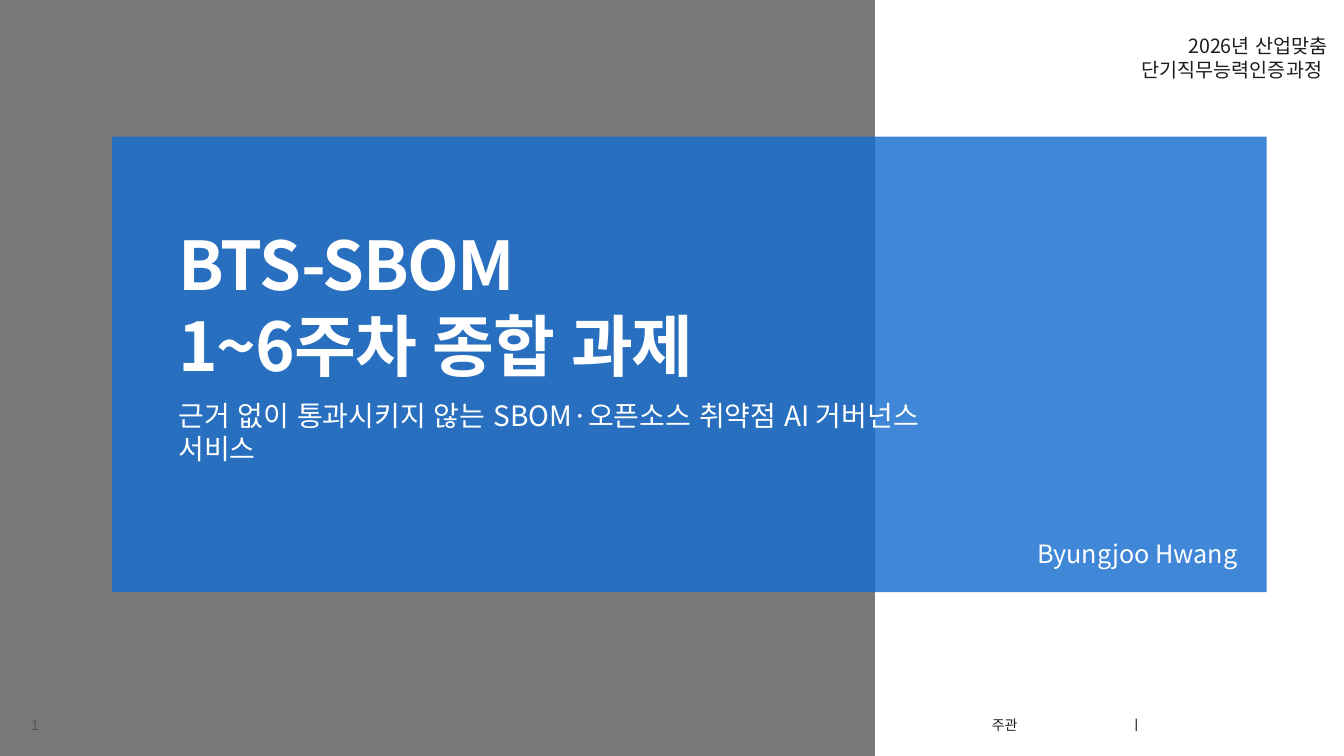
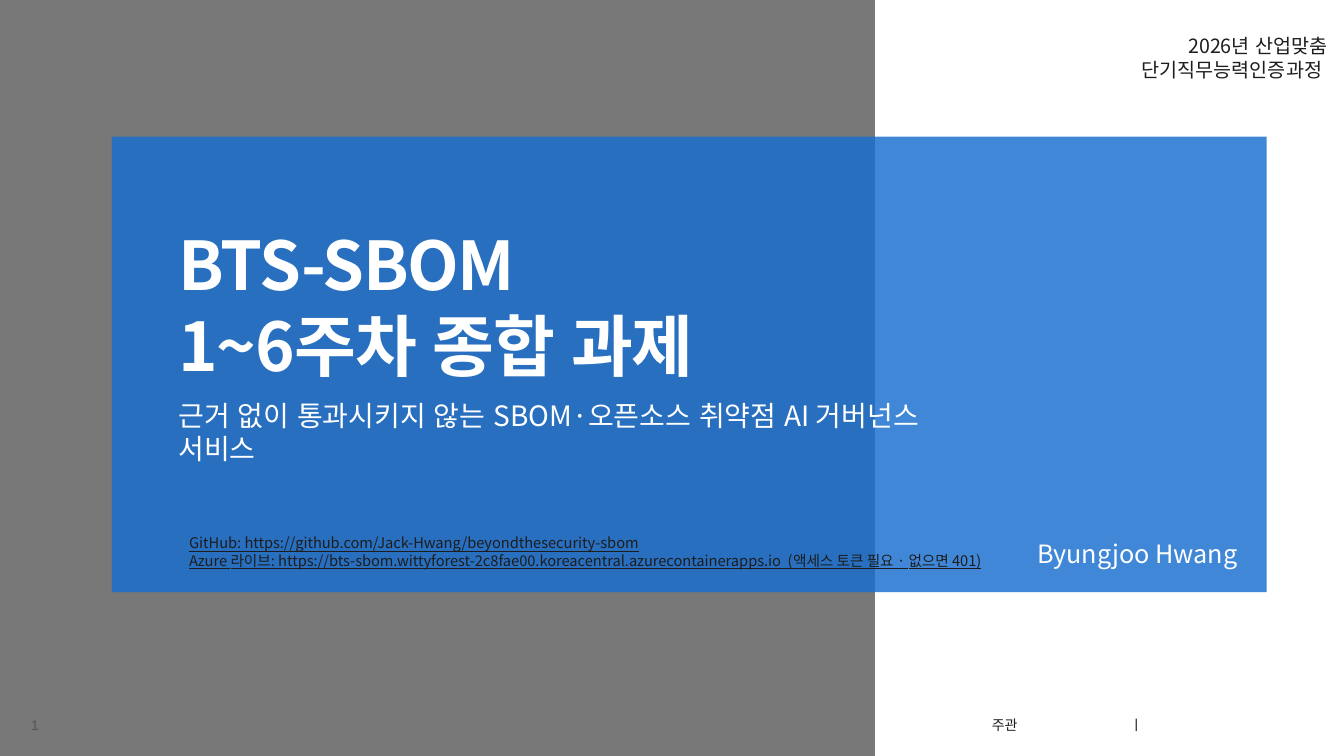
Before and after one commit to Jack-Hwang/beyondthesecurity-sbom, a slide deck: slide 1 of docs/BTS-SBOM_1-6주차_종합_과제.pptx. Drawn at 1344x756 pixels with LibreOffice and Linux fonts; fonts in the diff are those of the drawing; background and template pictures are left out. Boxes give left, top, right and bottom in pixels: in the first picture for what was removed or moved away, otherwise in the second. Text is boxed around its words. In the diff, an @@ line names an element or a change of style, - is before the commit and + after.

```diff
--- a/docs/BTS-SBOM_1-6주차_종합_과제.pptx
+++ b/docs/BTS-SBOM_1-6주차_종합_과제.pptx
@@ text added at <box>189,536,981,570</box>, 10.5 pt, text #1D1D1D, underline @@
+GitHub: https://github.com/Jack-Hwang/beyondthesecurity-sbom
+Azure 라이브: https://bts-sbom.wittyforest-2c8fae00.koreacentral.azurecontainerapps.io (액세스 토큰 필요 · 없으면 401)
```
Also in this commit, not shown: 1 other slide changed, 1 slide added, 3 other files.
